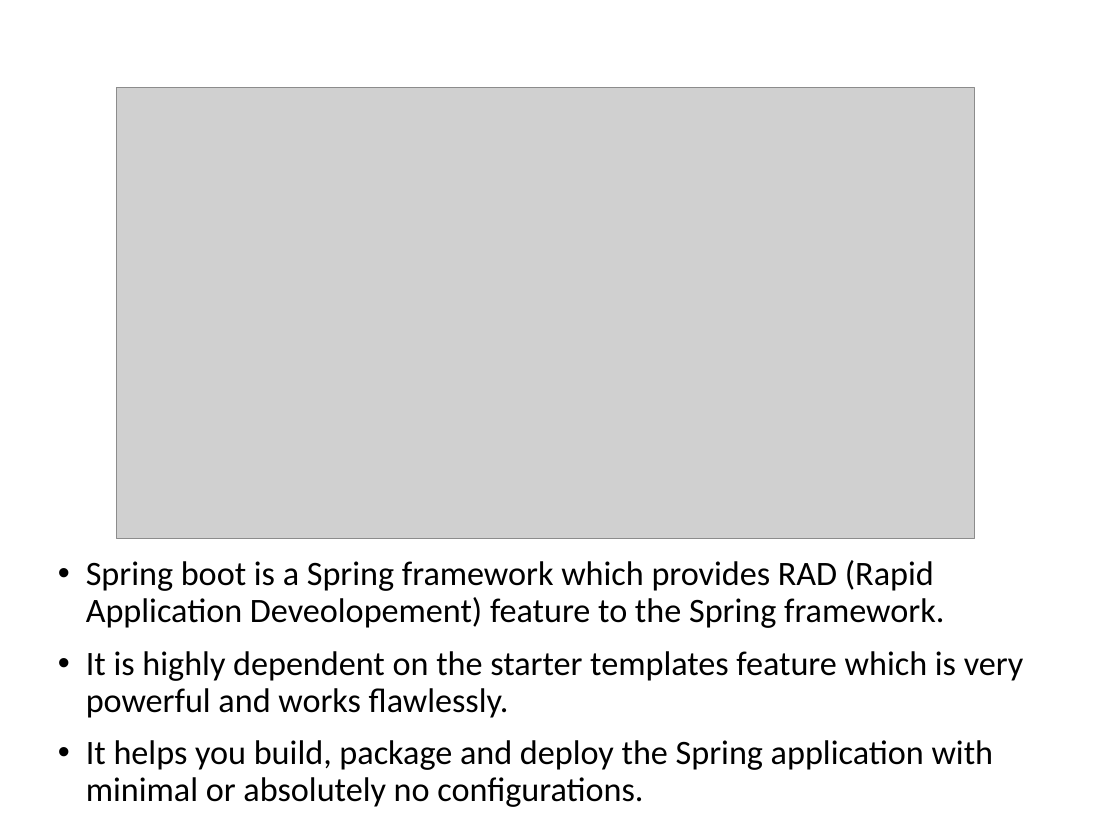
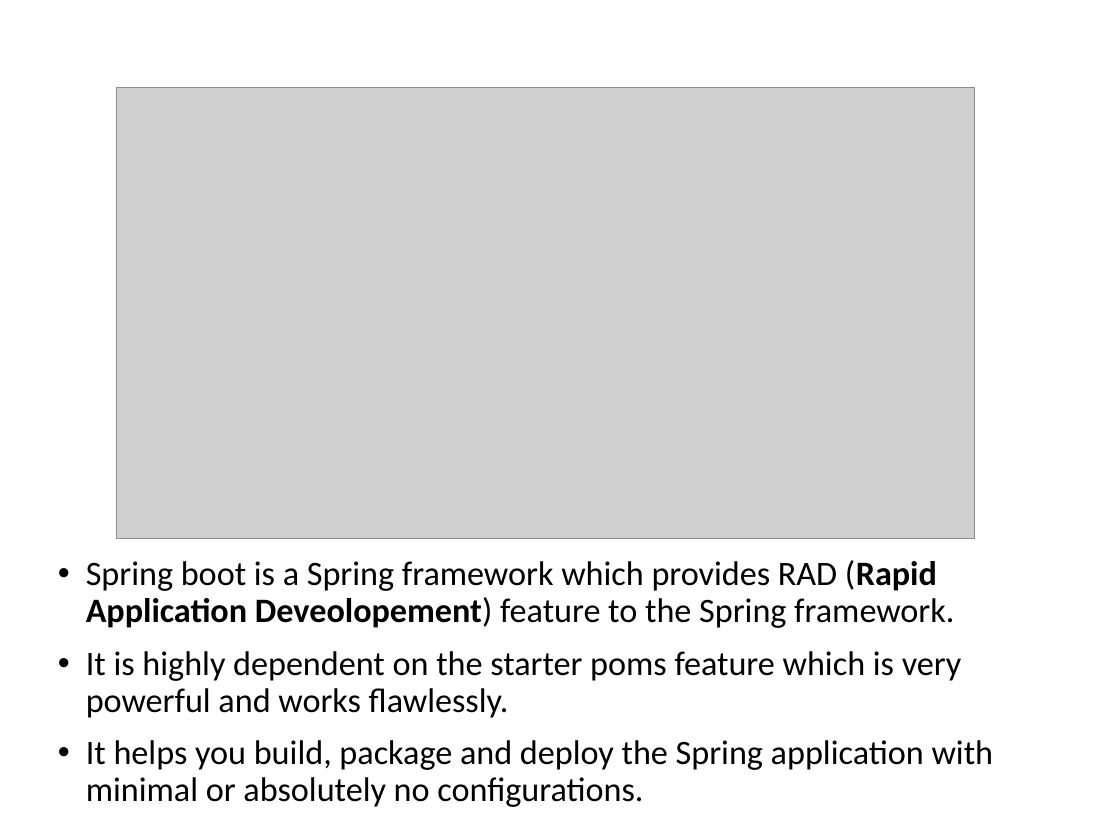
Before and after one commit to vishalrangras/spring-boot-sample, a slide deck: slide 3 of Developing with Spring Boot.pptx. Drawn at 1120x840 pixels with LibreOffice and Linux fonts; fonts in the diff are those of the drawing; grey boxes stand for pictures; background and template pictures are left out. Boxes give left, top, right and bottom in pixels: in the first picture for what was removed or moved away, otherwise in the second. Text is boxed around its words. In the diff, an @@ line names an element or a change of style, - is before the commit and + after.

```diff
--- a/Developing with Spring Boot.pptx
+++ b/Developing with Spring Boot.pptx
@@ text at bbox=[86, 560, 954, 628]: bold on in "(Rapid Application Deveolopement)" @@
@@ text at bbox=[86, 651, 962, 718]: text changed @@
-• It is highly dependent on the starter templates feature which is very powerful and works flawlessly.
+• It is highly dependent on the starter poms feature which is very powerful and works flawlessly.
```
Also in this commit, not shown: 10 other slides changed, 21 slides added, 1 slide removed.
